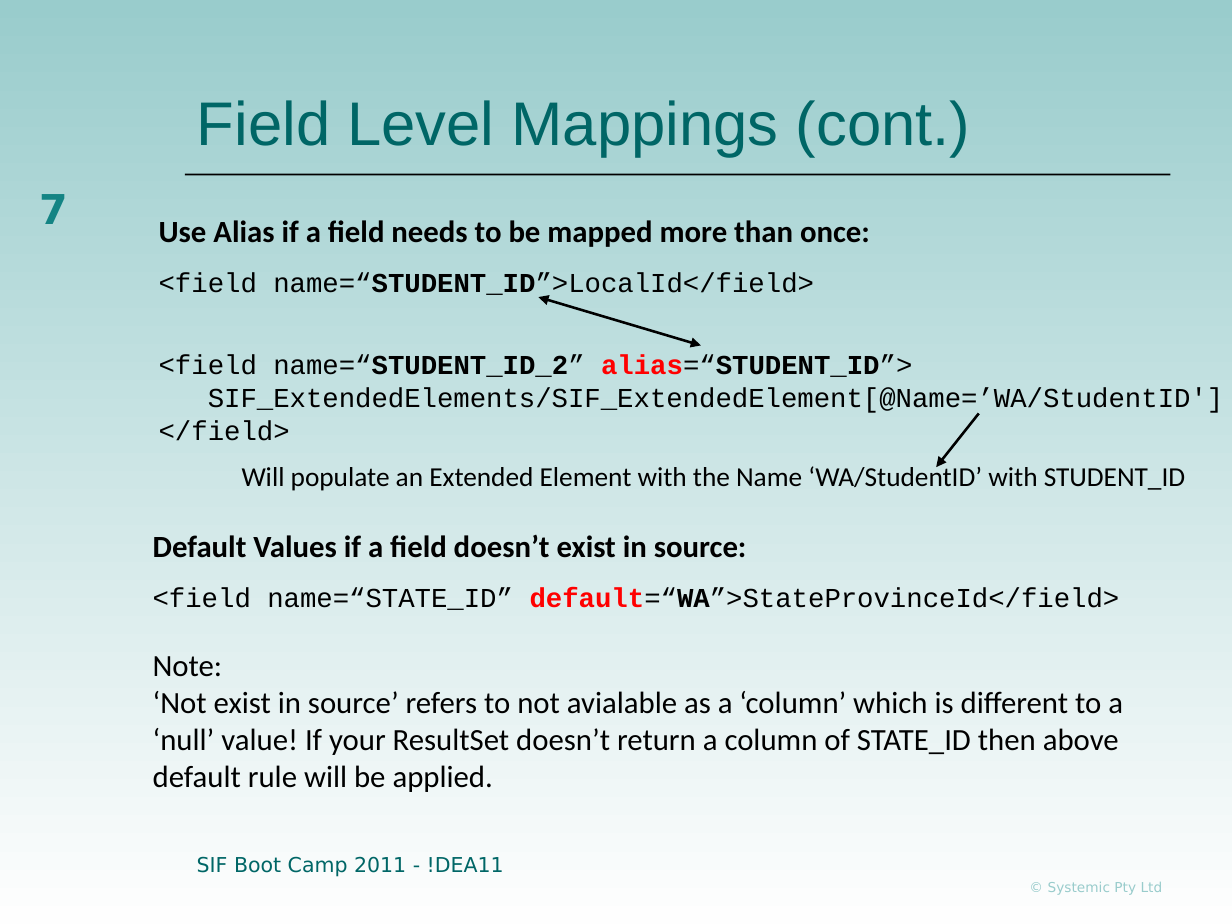
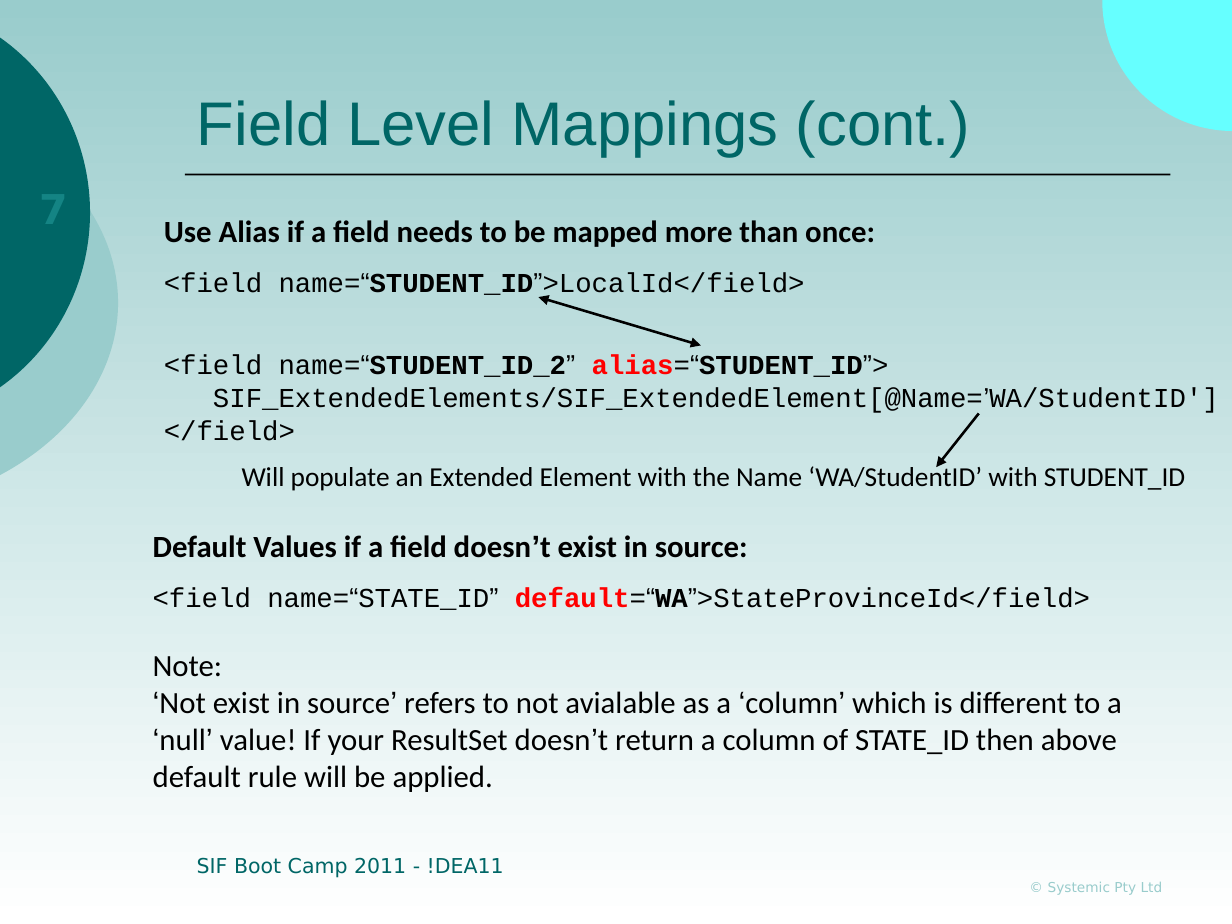
Before and after one commit to nsip/SifBootCamp-dotNet, a slide deck: slide 7 of Documentation/Presentations/06-ADK Mapping.ppt. Drawn at 1232x924 pixels with LibreOffice and Linux fonts; fonts in the diff are those of the drawing; background and template pictures are left out. Boxes give left, top, right and bottom in pixels: in the first picture for what was removed or moved away, otherwise in the second. Text is boxed around its words. In the diff, an @@ line names an element or a change of style, - is before the commit and + after.

```diff
--- a/Documentation/Presentations/06-ADK Mapping.ppt
+++ b/Documentation/Presentations/06-ADK Mapping.ppt
@@ background gradient #99CCCC to #FEFEFE to gradient #99CCCC to #FFFFFF @@
@@ outline redrawn in 3 elements at bbox=[1103, 0, 1232, 132], bbox=[0, 92, 118, 514], bbox=[0, 0, 90, 425] @@
@@ page number rewrapped from bbox=[39, 194, 68, 224] to bbox=[4, 181, 80, 239] @@
@@ text at bbox=[164, 273, 1219, 414]: font Courier New to Arial in "name=“STUDENT_ID”>LocalId</field>", "name=“STUDENT_ID_2” alias=“STUDENT_ID”>", "SIF_ExtendedElements/SIF_ExtendedElement[@Name=’WA/StudentID ..." @@
@@ text at bbox=[153, 535, 1122, 792]: font Calibri to Arial in "doesn’t", "‘Not source’ ‘column’ ‘null’ doesn’t"; font Courier New to Arial in "name=“STATE_ID” default=“WA”>StateProvinceId</field>" @@
```
Also in this commit, not shown: 17 other slides changed, 1 other file.
